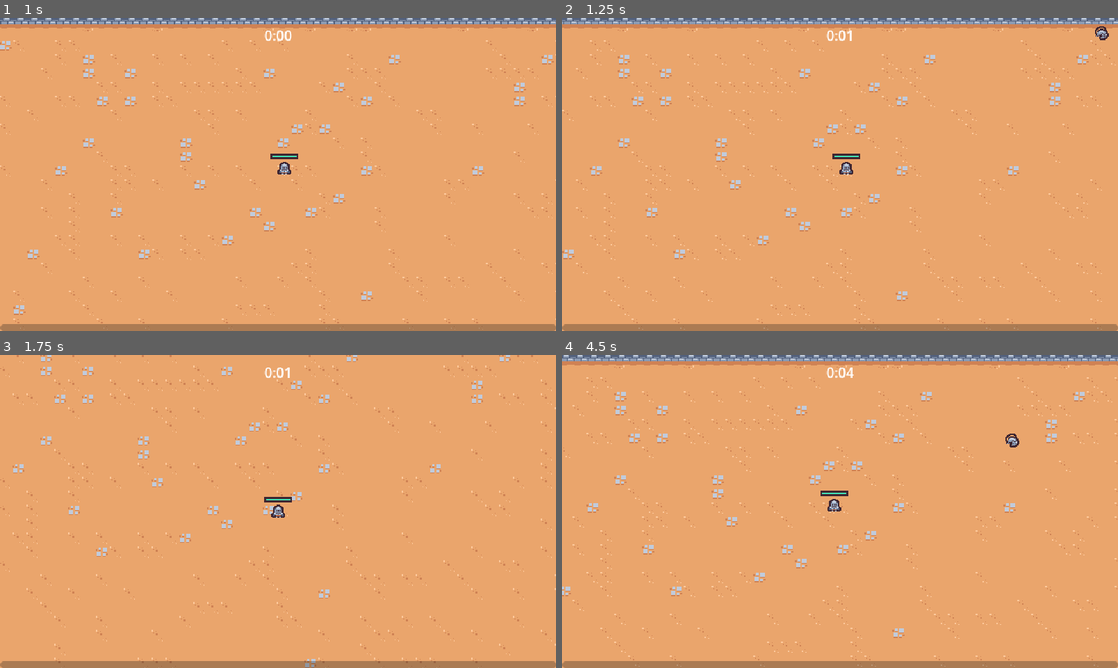
Above: before the commit, frames 1-4 (two rows, left to right).
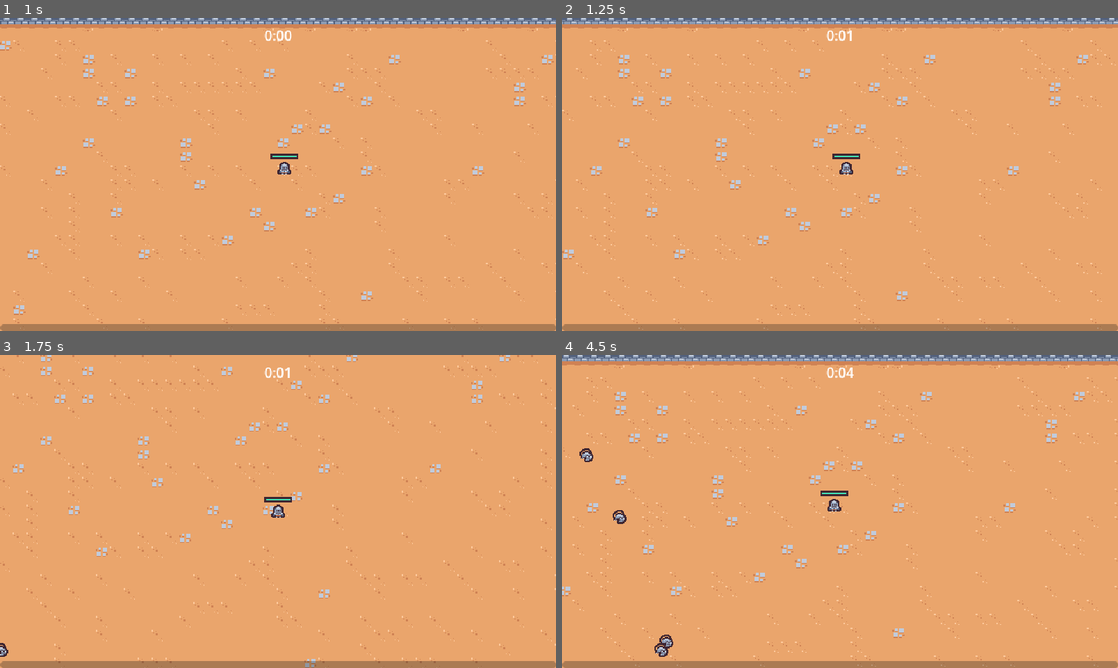
Above: after the commit, the same moments.

Repository: tomellwood-github/2d-survivors-course
Game: Godot game, scene res://scenes/main/main.tscn
Same seed, same stepped clock (60 frames per second), same inputs: the game is played once before the commit and once after it.
Inputs (mouse positions are in pixels of both pictures, inside the frame that each line leads up to):
- Up to frame 1 (1 s): move the mouse to (400, 158) at 0.52 s; press the mouse at (400, 158) at 0.53 s; hold T (move_right) from 0.53 s (still down)
- Up to frame 2 (1.25 s): keep holding T (move_right)
- Up to frame 3 (1.75 s): move the mouse to (166, 527) at 1.27 s; release T (move_right) at 1.28 s; release the mouse at (166, 527) at 1.28 s; hold S (move_down) from 1.28 s (still down); click (166, 527) at 1.35 s
- Up to frame 4 (4.5 s): move the mouse to (895, 442) at 2.02 s; release S (move_down) at 2.03 s; press the mouse at (895, 442) at 2.03 s; hold T (move_right) 2.03-2.78 s; move the mouse to (812, 574) at 2.77 s; release the mouse at (812, 574) at 2.78 s; hold F (move_up) 2.78-3.53 s; click (812, 574) at 2.85 s; move the mouse to (1006, 558) at 3.52 s; press the mouse at (1006, 558) at 3.53 s; hold R (move_left) from 3.53 s (still down); move the mouse to (673, 464) at 4.27 s; release the mouse at (673, 464) at 4.28 s; click (673, 464) at 4.35 s

Frame 1 is identical in both runs. In frame 2, less than 0.1% of the frame differs, in the area x 95-99%, y 2-8%; in frame 3, less than 0.1%; in frame 4, 0.4%, in the area x 3-83%, y 25-97%.

Commit message:
Fix enemy spawn locations

Diff:
--- a/resources/tileset.tres
+++ b/resources/tileset.tres
@@ -50,6 +50,7 @@
 1:0/0/terrain = 0
 1:0/0/physics_layer_0/linear_velocity = Vector2(0, 0)
 1:0/0/physics_layer_0/angular_velocity = 0.0
+1:0/0/physics_layer_0/polygon_0/points = PackedVector2Array(-8, -8, -8, 8, 8, 8, 8, -8)
 1:0/0/terrains_peering_bit/right_side = 0
 1:0/0/terrains_peering_bit/bottom_right_corner = 0
 1:0/0/terrains_peering_bit/bottom_side = 0
@@ -69,6 +70,7 @@
 1:2/0/terrain = 0
 1:2/0/physics_layer_0/linear_velocity = Vector2(0, 0)
 1:2/0/physics_layer_0/angular_velocity = 0.0
+1:2/0/physics_layer_0/polygon_0/points = PackedVector2Array(-8, -8, -8, 8, 8, 8, 8, -8)
 1:2/0/terrains_peering_bit/right_side = 0
 1:2/0/terrains_peering_bit/top_side = 0
 1:2/0/terrains_peering_bit/top_right_corner = 0
@@ -88,6 +90,7 @@
 3:2/0/terrain = 0
 3:2/0/physics_layer_0/linear_velocity = Vector2(0, 0)
 3:2/0/physics_layer_0/angular_velocity = 0.0
+3:2/0/physics_layer_0/polygon_0/points = PackedVector2Array(-8, -8, -8, 8, 8, 8, 8, -8)
 3:2/0/terrains_peering_bit/left_side = 0
 3:2/0/terrains_peering_bit/top_left_corner = 0
 3:2/0/terrains_peering_bit/top_side = 0
@@ -107,6 +110,7 @@
 3:0/0/terrain = 0
 3:0/0/physics_layer_0/linear_velocity = Vector2(0, 0)
 3:0/0/physics_layer_0/angular_velocity = 0.0
+3:0/0/physics_layer_0/polygon_0/points = PackedVector2Array(-8, -8, -8, 8, 8, 8, 8, -8)
 3:0/0/terrains_peering_bit/bottom_side = 0
 3:0/0/terrains_peering_bit/bottom_left_corner = 0
 3:0/0/terrains_peering_bit/left_side = 0
@@ -115,6 +119,7 @@
 2:0/0/terrain = 0
 2:0/0/physics_layer_0/linear_velocity = Vector2(0, 0)
 2:0/0/physics_layer_0/angular_velocity = 0.0
+2:0/0/physics_layer_0/polygon_0/points = PackedVector2Array(-8, -8, -8, 8, 8, 8, 8, -8)
 2:0/0/terrains_peering_bit/right_side = 0
 2:0/0/terrains_peering_bit/bottom_right_corner = 0
 2:0/0/terrains_peering_bit/bottom_side = 0
--- a/scenes/game_object/player/player.gd
+++ b/scenes/game_object/player/player.gd
@@ -41,7 +41,6 @@
 
 	health_component.damage(1)
 	damage_interval_timer.start()
-	print(health_component.current_health)
 
 
 func update_health_display():
--- a/scenes/manager/enemy_manager.gd
+++ b/scenes/manager/enemy_manager.gd
@@ -16,21 +16,41 @@
 	arena_time_manager.arena_difficulty_increased.connect(on_arena_difficulty_increased)
 
 
+func get_spawn_position():
+	var player = get_tree().get_first_node_in_group("player") as Node2D
+	if player == null:
+		return Vector2.ZERO
+
+	var spawn_position = Vector2.ZERO
+	var random_direction = Vector2.RIGHT.rotated(randf_range(0, TAU))
+
+	for i in 4:
+		spawn_position = player.global_position + random_direction * SPAWN_RADIUS
+
+		# Check for collisions around the perimeter
+		var query_paramaters = PhysicsRayQueryParameters2D.create(player.global_position, spawn_position, 1)
+		var result = get_tree().root.world_2d.direct_space_state.intersect_ray(query_paramaters)
+
+		if result.is_empty():
+			break
+		else:
+			random_direction = random_direction.rotated(deg_to_rad(90))
+
+	return spawn_position
+
+
 func on_timer_timeout():
 	timer.start()
+
 	var player = get_tree().get_first_node_in_group("player") as Node2D
-
 	if player == null:
 		return
 
-	var random_direction = Vector2.RIGHT.rotated(randf_range(0, TAU))
-	var spawn_position = player.global_position + random_direction * SPAWN_RADIUS
+	var enemy = basic_enemy_scene.instantiate() as Node2D
+	var entities_layer = get_tree().get_first_node_in_group("entities_layer");
 
-	var enemy = basic_enemy_scene.instantiate() as Node2D
-
-	var entities_layer = get_tree().get_first_node_in_group("entities_layer");
 	entities_layer.add_child(enemy)
-	enemy.global_position = spawn_position
+	enemy.global_position = get_spawn_position()
 
 
 func on_arena_difficulty_increased(arena_difficulty: int):
